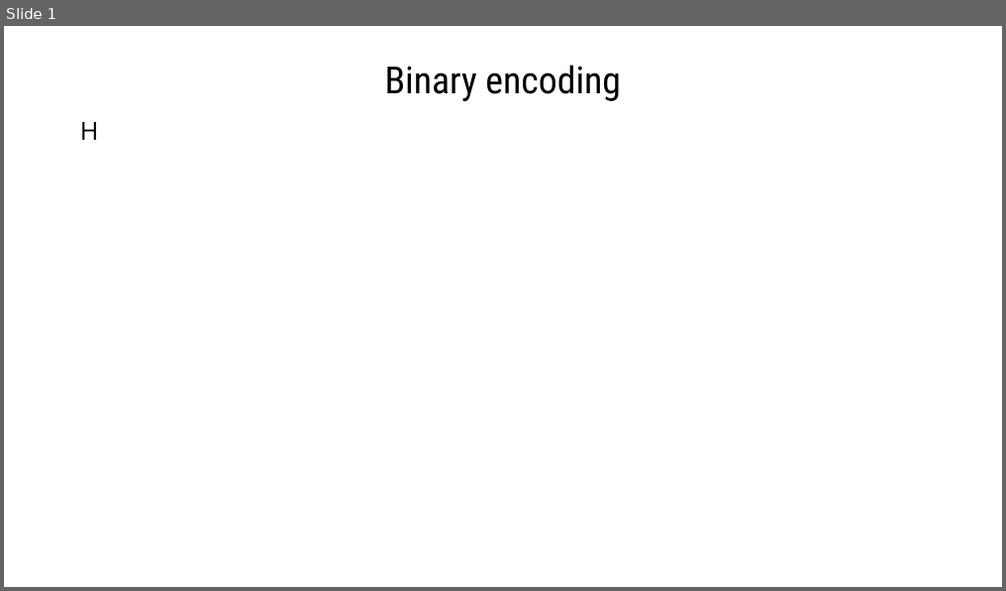
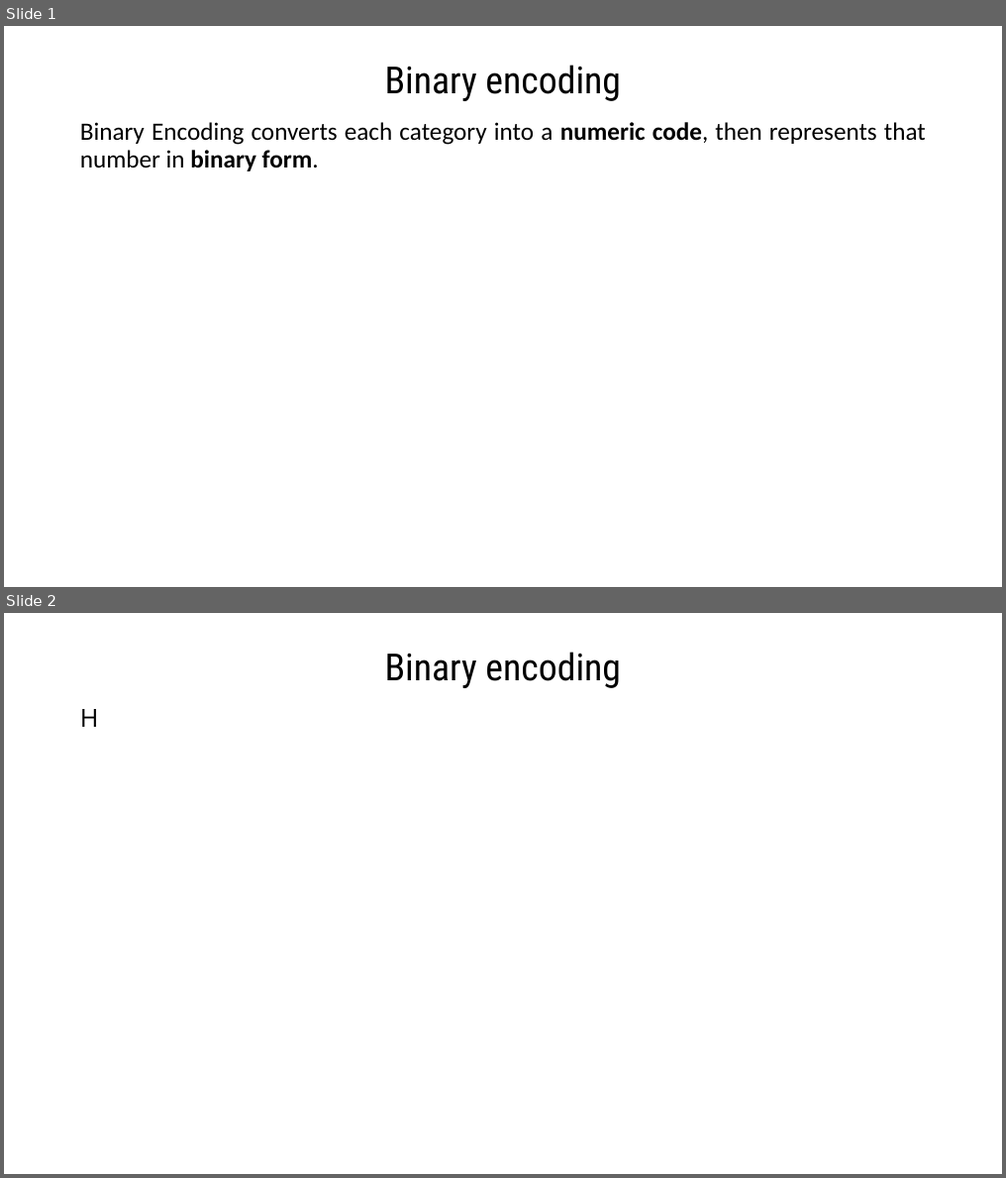
Before and after one commit to gmrr40058/data-science-ml-python-ostad, a slide deck: My Note and Practice/Text to Numerical Data Conversion/Categorical(Text to Numeric) data conversion-CTtN/Nominal Data/CTNtN2. Binary Encoding/Binary Encoding.pptx. Shown one above the other, each under a label of ours: slide 1 before the commit, slides 1 and 2 after it. The pictures are 1006x591 and 1006x1178 pixels, drawn with LibreOffice and Linux fonts; fonts in the diff are those of the drawing. Boxes give left, top, right and bottom in pixels: in the first picture for what was removed or moved away, otherwise in the second. Text is boxed around its words. In the diff, an @@ line names an element or a change of style, - is before the commit and + after.

```diff
--- a/My Note and Practice/Text to Numerical Data Conversion/Categorical(Text to Numeric) data conversion-CTtN/Nominal Data/CTNtN2. Binary Encoding/Binary Encoding.pptx
+++ b/My Note and Practice/Text to Numerical Data Conversion/Categorical(Text to Numeric) data conversion-CTtN/Nominal Data/CTNtN2. Binary Encoding/Binary Encoding.pptx
@@ slide 1 added at <box>4,26,1002,587</box>, background #FFFFFF @@
@@ title added at <box>385,65,621,101</box>, 36 pt, text #000000 @@
+Binary encoding
@@ text added at <box>80,122,926,172</box>, 24 pt, text #000000 @@
+Binary Encoding converts each category into a numeric code, then represents that number in binary form.
@@ what was slide 1 is now slide 2 @@
```
Also in this commit, not shown: 10 other slides added, 6 other files.
